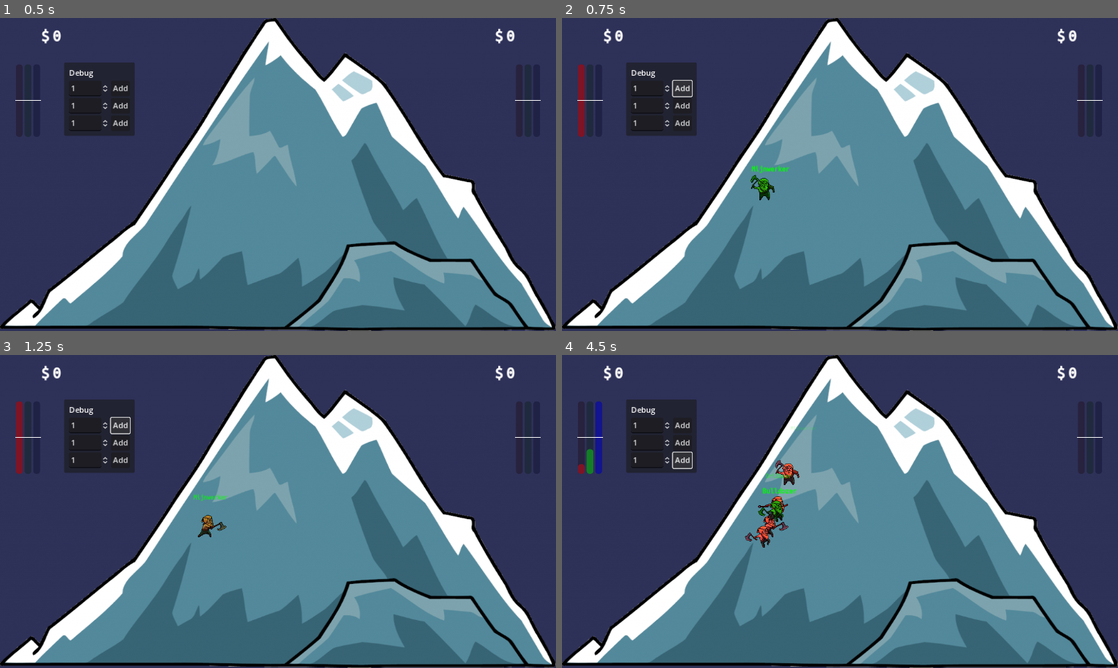
Above: before the commit, frames 1-4 (two rows, left to right).
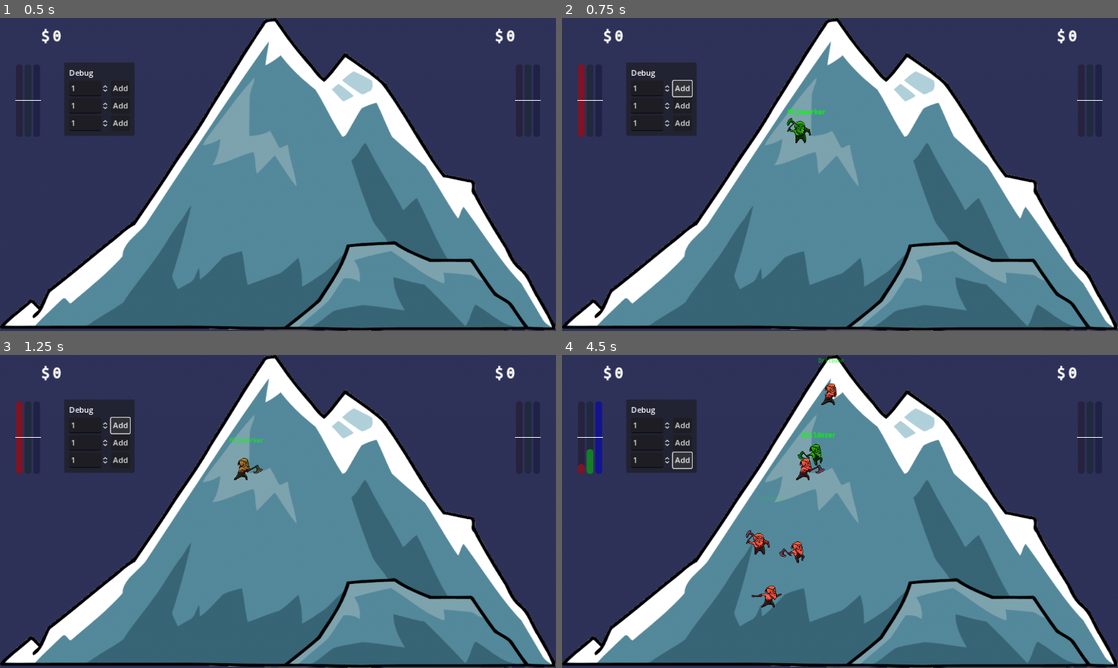
Above: after the commit, the same moments.

Repository: kwint/nfc-card-game
Game: Godot game, scene res://Scenes/Dashboard.tscn
The game is run twice, just before and just after one commit, with the same random seed, the same clock (stepped at 60 frames per second) and the same inputs.
Inputs:
- Up to frame 1 (0.5 s): no input
- Up to frame 2 (0.75 s): click "Add" at 0.5 s
- Up to frame 3 (1.25 s): no input
- Up to frame 4 (4.5 s): click "Add" at 1.25 s; click "Add" at 2 s; click "Add" at 2.75 s; click "Add" at 3.5 s; click "Add" at 4.25 s

Frame 1 is identical in both runs. In frame 2, 0.5% of the frame differs, in the area x 33-48%, y 28-59%; in frame 3, 0.4%; in frame 4, 1.7%, in the area x 32-51%, y 0-81%.
Error in both runs: Invalid type in function 'process_stats' in base 'Node (GameController.gd)'. Cannot convert argument 1 from Nil to Dictionary. (res://Scripts/GameController.gd…

Commit message:
For positioning miner vertically, switch from noise to random source

Diff:
--- a/dashboard/Scripts/MinerGrid.gd
+++ b/dashboard/Scripts/MinerGrid.gd
@@ -5,6 +5,8 @@
 const FLOWING_LABEL_TEXT_SCALE: float = 0.7;
 # Maximum number of miner instances per type
 const MAX_RENDERED_MINERS: int = 5_000;
+const MINER_HIGHEST_POSITION: float = 0.05;
+const MINER_LOWEST_POSITION: float = 0.9;
 
 @export var flipped: bool;
 @export var color: Color = Color.WHITE;
@@ -16,6 +18,7 @@
 var miners_hidden = {};
 
 var noise = FastNoiseLite.new();
+var random = RandomNumberGenerator.new();
 
 
 func _ready():
@@ -137,19 +140,23 @@
 	if self.reference_grid == null:
 		return Vector2.ZERO;
 
+	# Pick a base seed based on the miner type
+	# This prevents overlapping of different miner types
+	var base_seed = MAX_RENDERED_MINERS * type;
+
 	# Offset index to prevent position jumps when removing old miners
 	if hidden_amount == null:
 		hidden_amount = self.miners_hidden.get(type, 0);
 	index += hidden_amount;
 
 	# Height factor in rectangle [0, 1]
-	var height_factor = self.noise.get_noise_1d((type * 100000.3) + float(index) * 100.0);
-	height_factor = scale_float(height_factor, -1.0, 1.0, 0.0, 1.0);
+	self.random.set_seed(base_seed + index);
+	var height_factor = self.random.randf_range(MINER_HIGHEST_POSITION, MINER_LOWEST_POSITION);
 
 	# Width factor in rectangle, within range of triangle
 	var width_factor_left = 1.0 - height_factor if !self.flipped else 0.0;
 	var width_factor_right = 1.0 if !self.flipped else height_factor;
-	var width_factor = self.noise.get_noise_1d(float(index) * 38.123);
+	var width_factor = self.noise.get_noise_1d(float(base_seed + index) * 38.123);
 	width_factor = scale_float(width_factor, -1.0, 1.0, width_factor_left, width_factor_right);
 
 	# Scale width and height factor to the reference rectangle
